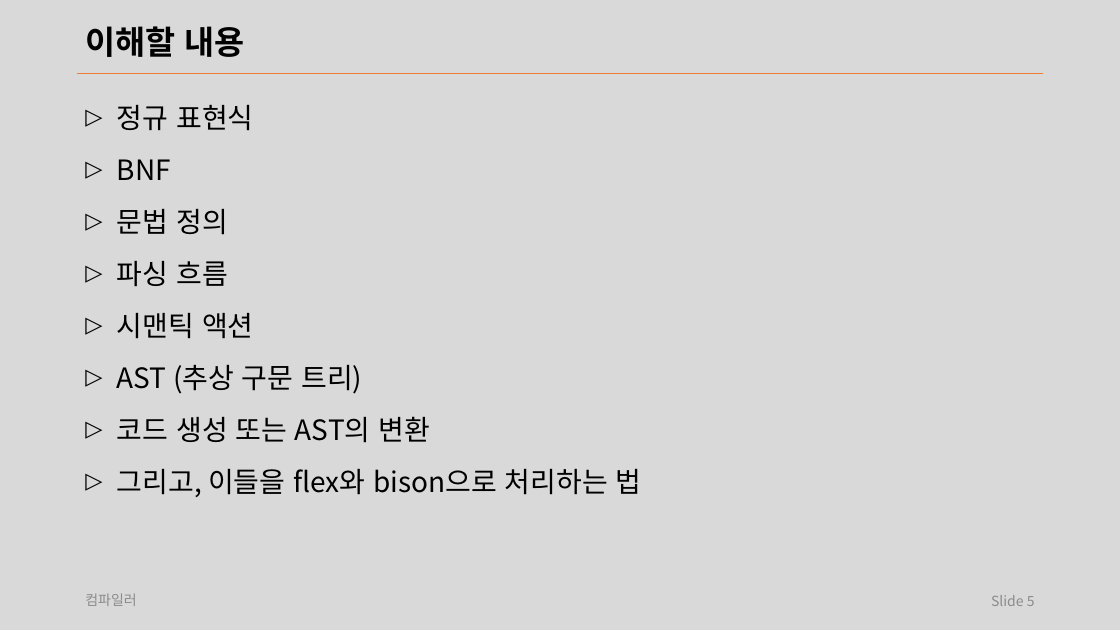
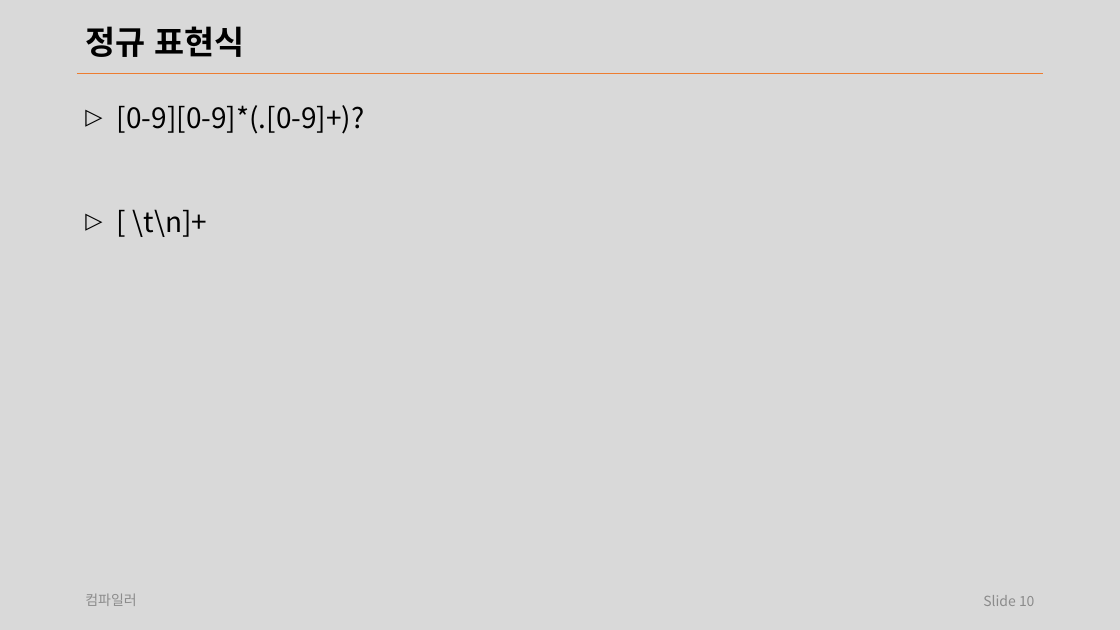
Before and after one commit to laxtools/article, a slide deck: slide 10 of programming/compiler/lecture/note.pptx (slide 5 before the commit). Drawn at 1120x630 pixels with LibreOffice and Linux fonts; fonts in the diff are those of the drawing. Boxes give left, top, right and bottom in pixels: in the first picture for what was removed or moved away, otherwise in the second. Text is boxed around its words. In the diff, an @@ line names an element or a change of style, - is before the commit and + after.

```diff
--- a/programming/compiler/lecture/note.pptx
+++ b/programming/compiler/lecture/note.pptx
@@ title at [85, 26, 245, 57]: text changed @@
-이해할 내용
+정규 표현식
@@ text at [117, 105, 365, 237]: text changed @@
-▷ 정규 표현식
-▷ BNF
-▷ 문법 정의
-▷ 파싱 흐름
-▷ 시맨틱 액션
-▷ AST (추상 구문 트리)
-▷ 코드 생성 또는 AST의 변환
-▷ 그리고, 이들을 flex와 bison으로 처리하는 법
+▷ [0-9][0-9]*(.[0-9]+)?
+▷ [ \t\n]+
@@ page number at [983, 595, 1035, 606]: text changed @@
-Slide 5
+Slide 10
```
Also in this commit, not shown: 26 other slides changed, 2 slides removed, 24 other files.
